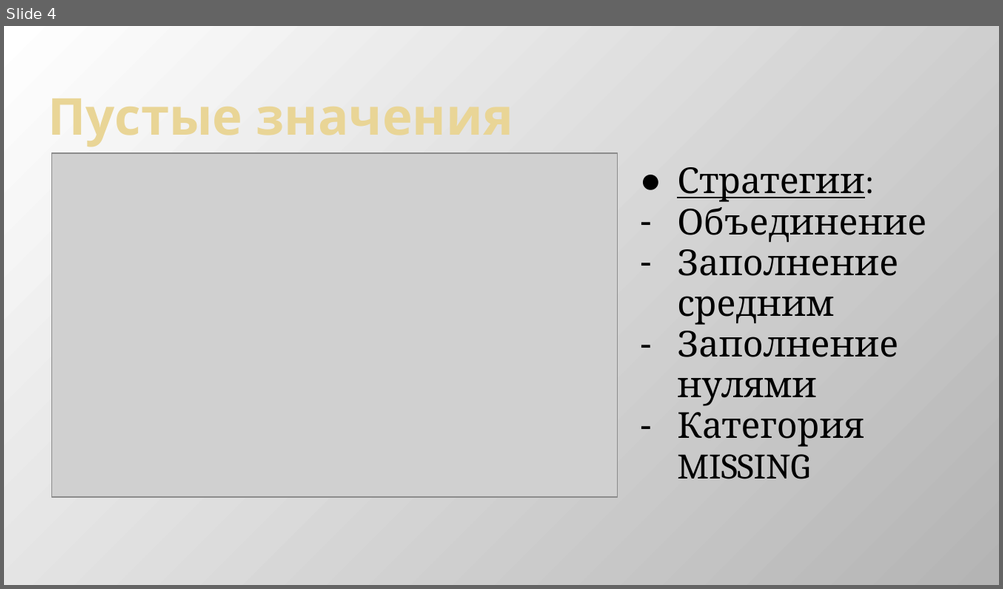
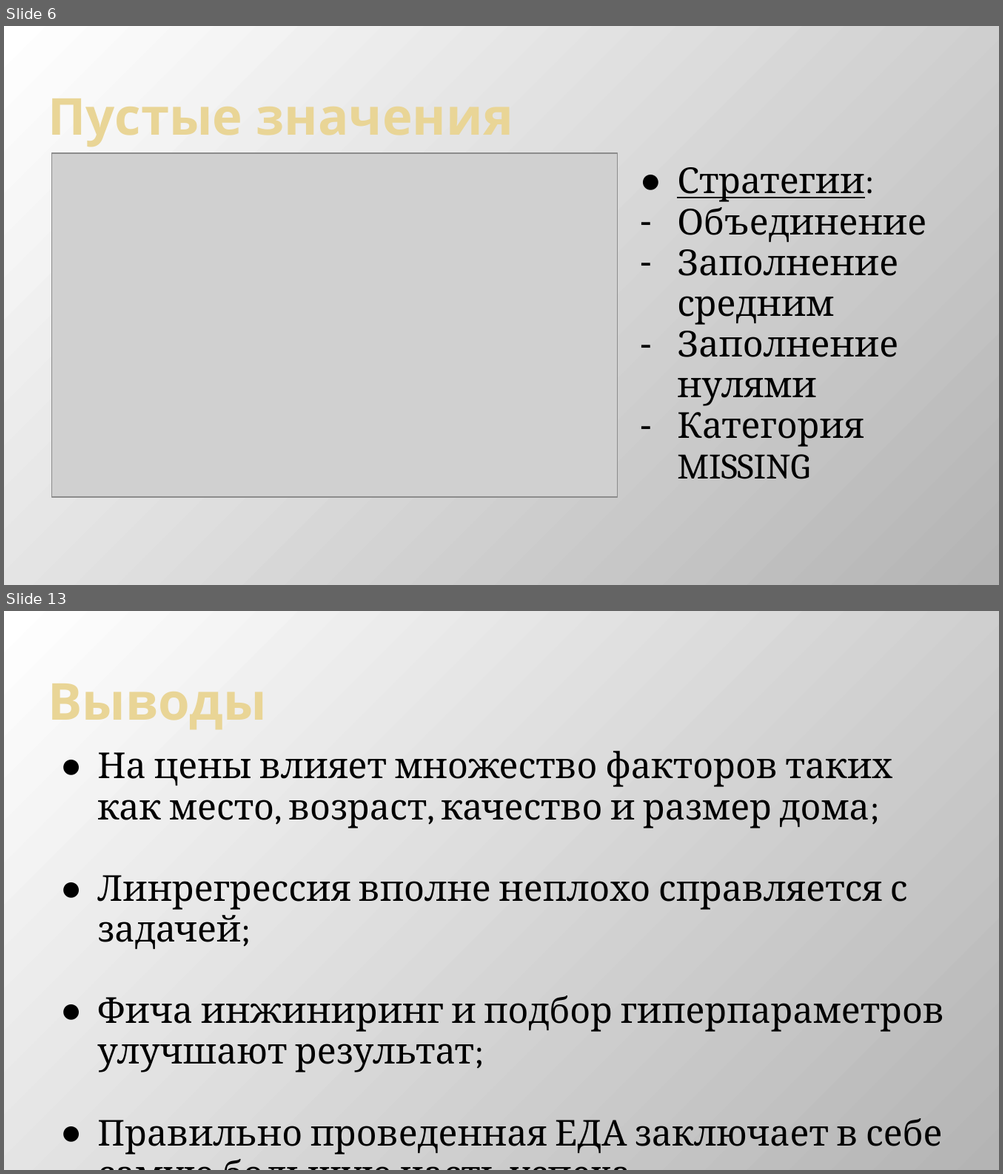
Before and after one commit to Dimildizio/DS_course, a slide deck: gradient-boosting/reports/House prices.pptx. Shown one above the other, each under a label of ours: slide 4 before the commit, slides 6 and 13 after it; the slides between them are not shown. The pictures are 1003x589 and 1003x1174 pixels, drawn with LibreOffice and Linux fonts; fonts in the diff are those of the drawing; grey boxes stand for pictures. Boxes give left, top, right and bottom in pixels: in the first picture for what was removed or moved away, otherwise in the second. Text is boxed around its words. In the diff, an @@ line names an element or a change of style, - is before the commit and + after.

```diff
--- a/gradient-boosting/reports/House prices.pptx
+++ b/gradient-boosting/reports/House prices.pptx
@@ slide 13 added at box(4, 611, 999, 1170), background gradient #FFFFFF to #B4B4B4 @@
@@ title added at box(48, 684, 267, 730), 36.9 pt, text gradient #EAD696 to #E7D081, bold @@
+Выводы
@@ text added at box(97, 751, 944, 1155), 25.9 pt, text #000000 @@
+● На цены влияет множество факторов таких как место, возраст, качество и размер дома;
+● Линрегрессия вполне неплохо справляется с задачей;
+● Фича инжиниринг и подбор гиперпараметров улучшают результат;
+● Правильно проведенная ЕДА заключает в себе самую большую часть успеха.
@@ what was slide 4 is now slide 6 @@
```
Also in this commit, not shown: 10 slides changed, 2 other slides added, 1 slide removed.
